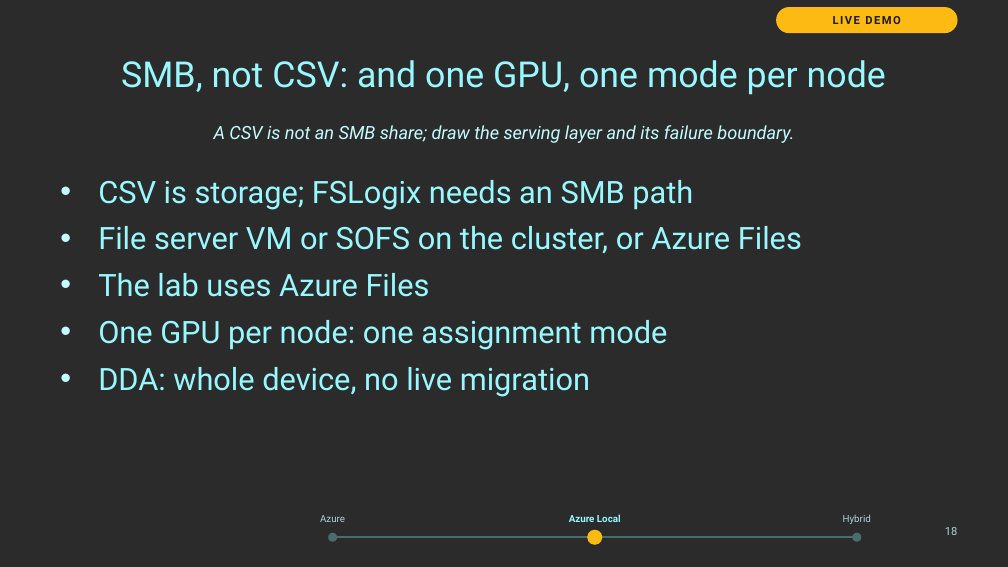
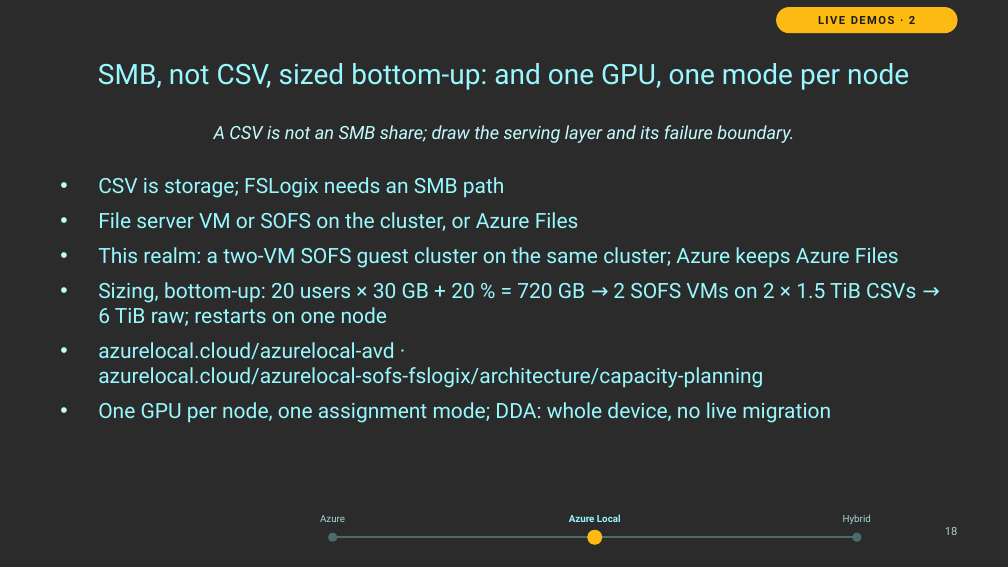
Before and after one commit to thisismydemo/nic2026_avd, a slide deck: slide 18 of presentation/AVD_Anywhere_NIC2026.pptx. Drawn at 1008x567 pixels with LibreOffice and Linux fonts; fonts in the diff are those of the drawing; background and template pictures are left out; a plain dark background stands for a picture behind light text. Boxes give left, top, right and bottom in pixels: in the first picture for what was removed or moved away, otherwise in the second. Text is boxed around its words. In the diff, an @@ line names an element or a change of style, - is before the commit and + after.

```diff
--- a/presentation/AVD_Anywhere_NIC2026.pptx
+++ b/presentation/AVD_Anywhere_NIC2026.pptx
@@ text in rounded rectangle at [818,16,915,24]: text changed @@
-LIVE DEMO
+LIVE DEMOS · 2
@@ title at [98,63,909,90]: text changed; size 25.5 to 20 pt @@
-SMB, not CSV: and one GPU, one mode per node
+SMB, not CSV, sized bottom-up: and one GPU, one mode per node
@@ text at [98,177,579,231]: size 22 to 15 pt in "CSV is storage; FSLogix needs an SMB ...", "File server VM or SOFS on the ..." @@
@@ text at [98,247,916,423]: text changed; size 22 to 15 pt @@
-• The lab uses Azure Files
-• One GPU per node: one assignment mode
-• DDA: whole device, no live migration
+• This realm: a two-VM SOFS guest cluster on the same cluster; Azure keeps Azure Files
+• Sizing, bottom-up: 20 users × 30 GB + 20 % = 720 GB → 2 SOFS VMs on 2 × 1.5 TiB CSVs → 6 TiB raw; restarts on one node
+• azurelocal.cloud/azurelocal-avd · azurelocal.cloud/azurelocal-sofs-fslogix/architecture/capacity-planning
+• One GPU per node, one assignment mode; DDA: whole device, no live migration
```
Also in this commit, not shown: 18 other slides changed, 1 slide added, 16 other files.
